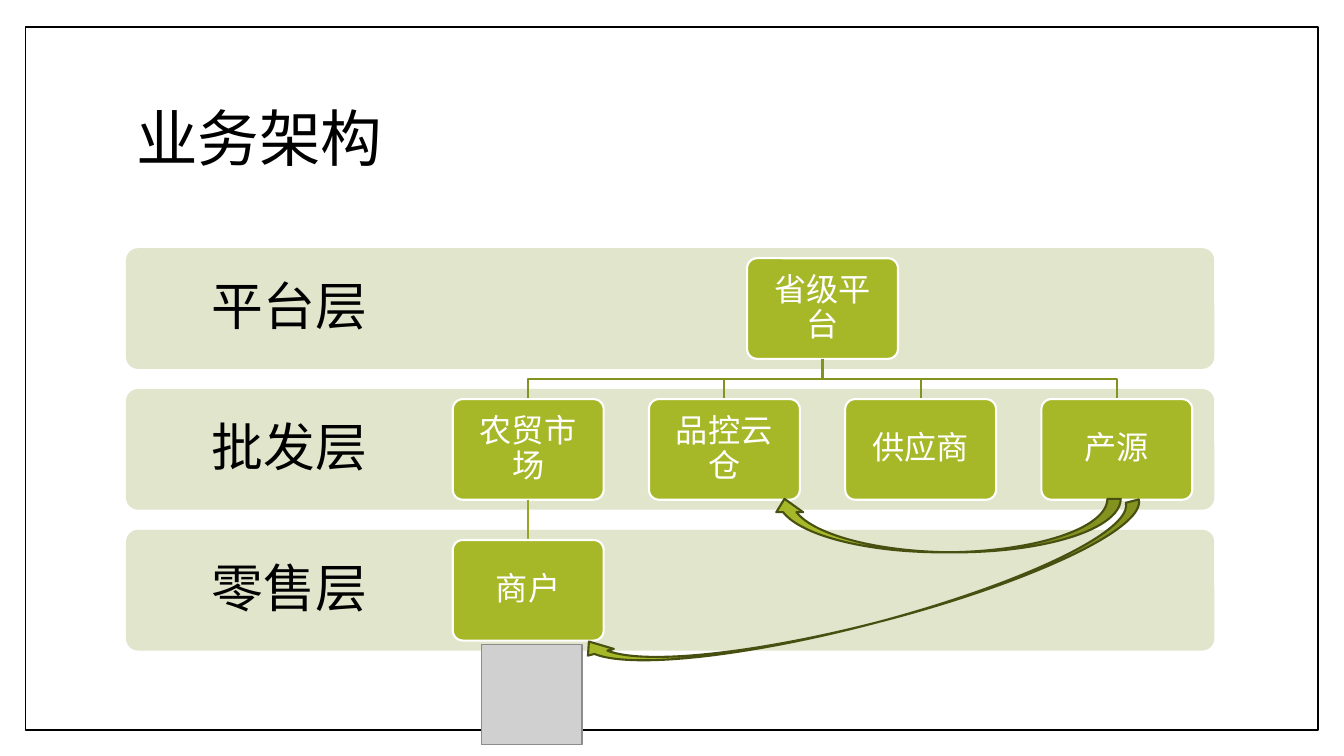
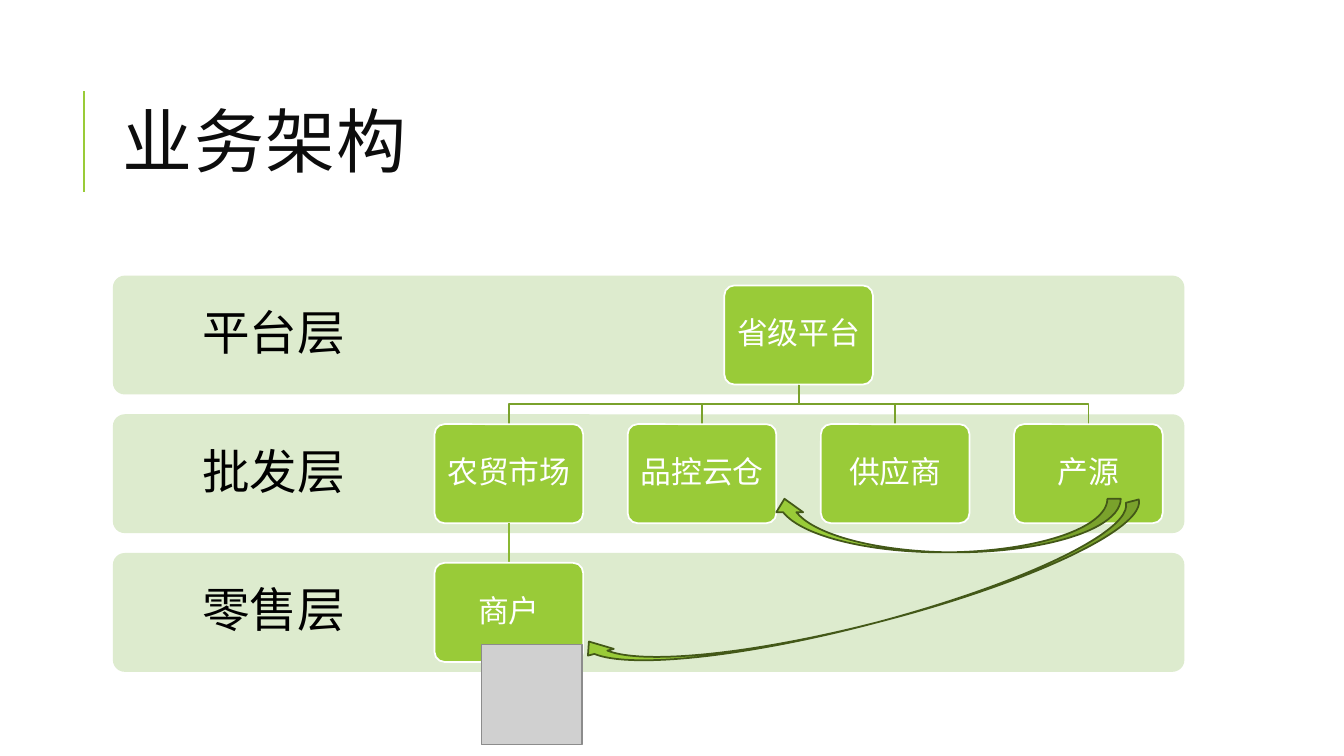
Before and after one commit to jzgi/chainsmart, a slide deck: slide 2 of Docs/品链供销.pptx. Drawn at 1344x756 pixels with LibreOffice and Linux fonts; fonts in the diff are those of the drawing; grey boxes stand for pictures. Boxes give left, top, right and bottom in pixels: in the first picture for what was removed or moved away, otherwise in the second. Text is boxed around its words. In the diff, an @@ line names an element or a change of style, - is before the commit and + after.

```diff
--- a/Docs/品链供销.pptx
+++ b/Docs/品链供销.pptx
@@ rectangle removed at [25, 27, 1318, 730] @@
@@ title "业务架构": place and size @@
-title "业务架构" at [136, 109, 382, 166]
+title "业务架构" at [123, 108, 407, 173]
@@ title "业务架构" at [123, 108, 407, 173]: size 44 to 50 pt, text colour #000000 to #0D0D0D, letter spacing 0 to 1 pt; line spacing 0.9 to 0.8 @@
@@ line added from (84, 192) to (84, 91), #99CB38 1.5 pt @@
@@ size 37 to 34 pt, font Cabin to Calibri; less space between paragraphs in 3 elements at [202, 587, 345, 631], [202, 449, 345, 493], [202, 310, 345, 354] @@
@@ text "平台层": place and size @@
-text "平台层" at [212, 281, 367, 330]
+text "平台层" at [202, 310, 345, 354]
@@ fill #E1E6CD to #DEECCE in 3 elements at [113, 554, 1185, 673], [113, 414, 1185, 533], [113, 275, 1185, 394] @@
@@ rounded rectangle: place and size @@
-rounded rectangle at [126, 248, 1215, 369]
+rounded rectangle at [113, 275, 1185, 394]
@@ 3 texts, 3 rounded rectangles, 1 freeform shape: place and size @@
-3 texts, 3 rounded rectangles, 1 freeform shape at [453, 258, 898, 641]
+3 texts, 3 rounded rectangles, 1 freeform shape at [435, 285, 873, 661]
@@ freeform shape: place and size @@
-freeform shape at [528, 359, 823, 399]
+freeform shape at [509, 385, 799, 424]
@@ 2 texts, 2 freeform shapes, 1 rounded rectangle: place and size @@
-2 texts, 2 freeform shapes, 1 rounded rectangle at [725, 274, 996, 500]
+2 texts, 2 freeform shapes, 1 rounded rectangle at [702, 318, 969, 523]
@@ outline #85931F 1.5 pt to #7BA32D 1.25 pt in 4 elements at [509, 385, 799, 424], [702, 385, 799, 424], [799, 385, 895, 424], [799, 385, 1088, 424] @@
@@ freeform shape: place and size @@
-freeform shape at [823, 359, 1117, 399]
+freeform shape at [799, 385, 1088, 424]
@@ text "批发层": place and size @@
-text "批发层" at [212, 422, 367, 471]
+text "批发层" at [202, 449, 345, 493]
@@ rounded rectangle: place and size @@
-rounded rectangle at [126, 389, 1215, 510]
+rounded rectangle at [113, 414, 1185, 533]
@@ rounded rectangle: place and size @@
-rounded rectangle at [649, 399, 801, 500]
+rounded rectangle at [628, 424, 776, 523]
@@ rounded rectangle: place and size @@
-rounded rectangle at [1042, 399, 1193, 500]
+rounded rectangle at [1014, 424, 1163, 523]
@@ fill #A6B727 to #99CB38; outline #FFFFFF 1.5 pt to #FFFFFF 1.25 pt in 6 elements at [435, 563, 583, 661], [435, 424, 583, 523], [628, 424, 776, 523], [821, 424, 969, 523], [725, 285, 873, 384], [1014, 424, 1163, 523] @@
@@ size 23 to 22 pt, font Cabin to Calibri in 6 elements at [478, 596, 539, 625], [447, 457, 570, 486], [641, 457, 764, 486], [849, 457, 941, 486], [737, 318, 860, 347], [1058, 457, 1119, 486] @@
@@ text "产源": place and size @@
-text "产源" at [1085, 432, 1149, 462]
+text "产源" at [1058, 457, 1119, 486]
@@ curved left arrow at [576, 500, 1153, 697]: fill #A6B727 to #99CB38; outline #495011 1.5 pt to #435919 1.25 pt @@
@@ curved left arrow at [771, 499, 1121, 553]: fill #A6B727 to #99CB38; outline #495011 1.5 pt to #435919 1.25 pt @@
@@ freeform shape at [504, 523, 514, 563]: outline #97A623 1.5 pt to #8BB833 1.25 pt @@
@@ text "零售层": place and size @@
-text "零售层" at [212, 563, 367, 612]
+text "零售层" at [202, 587, 345, 631]
@@ rounded rectangle: place and size @@
-rounded rectangle at [126, 530, 1215, 651]
+rounded rectangle at [113, 554, 1185, 673]
```
Also in this commit, not shown: 27 other slides changed, 28 other files.
